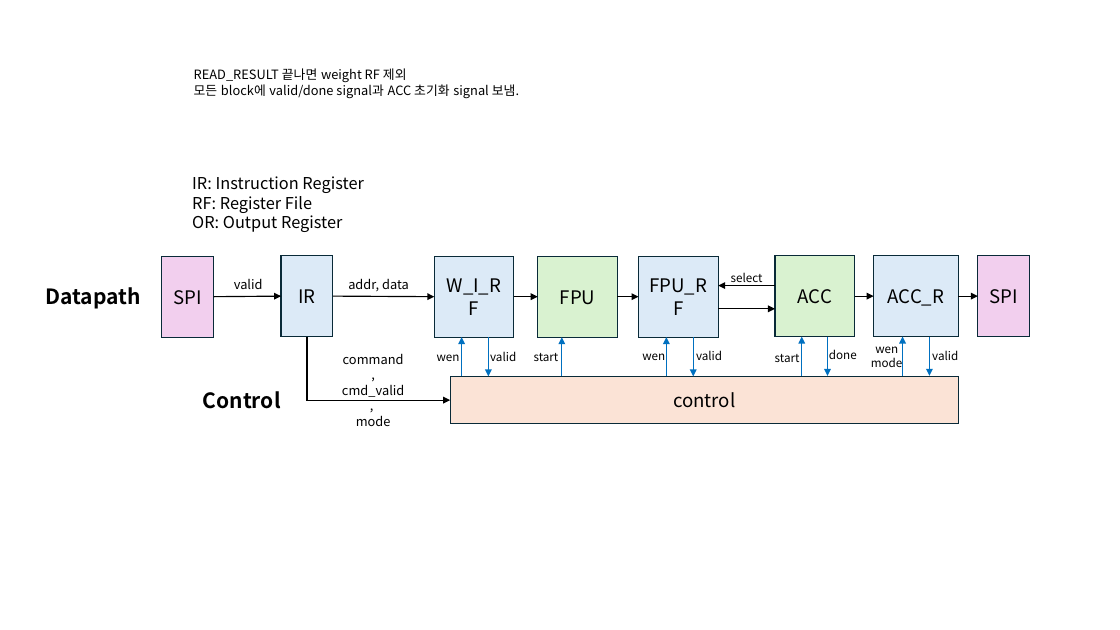
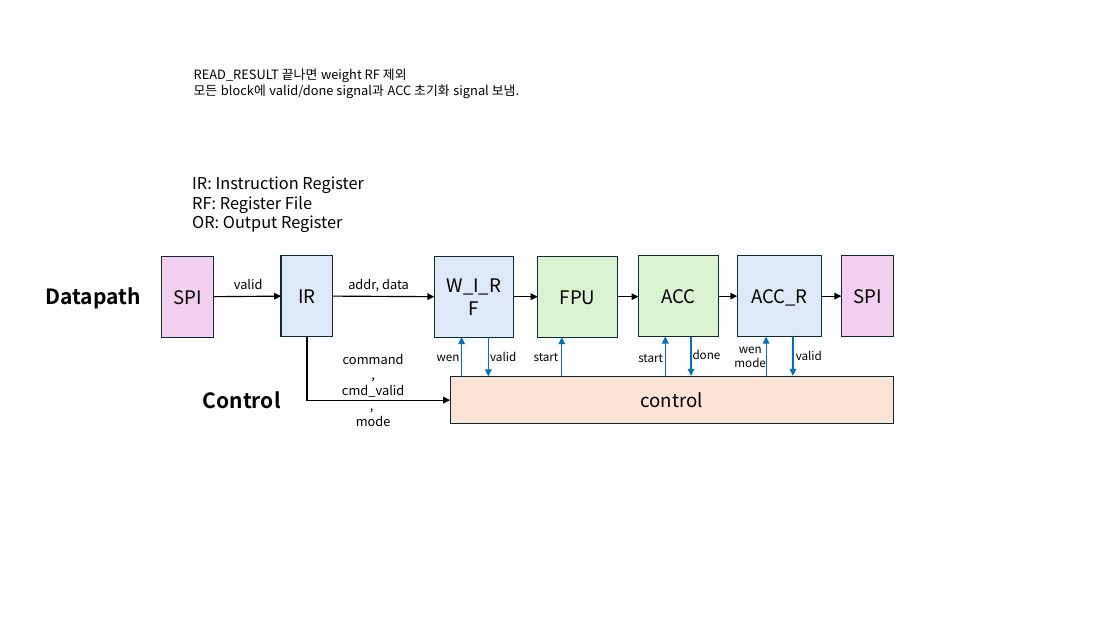
Before and after one commit to jiu-0317/MyChip_FP_MAC, a slide deck: slide 4 of 8bit_MAC.pptx (slide 3 before the commit). Drawn at 1120x630 pixels with LibreOffice and Linux fonts; fonts in the diff are those of the drawing. Boxes give left, top, right and bottom in pixels: in the first picture for what was removed or moved away, otherwise in the second. Text is boxed around its words. In the diff, an @@ line names an element or a change of style, - is before the commit and + after.

```diff
--- a/8bit_MAC.pptx
+++ b/8bit_MAC.pptx
@@ rectangle removed at [639, 256, 718, 337] @@
-FPU_RF
@@ 6 arrows, 4 texts, 3 rectangles: place and size @@
-6 arrows, 4 texts, 3 rectangles at [775, 255, 1030, 376]
+6 arrows, 4 texts, 3 rectangles at [638, 255, 894, 376]
@@ arrow removed from (776, 286) to (718, 286) @@
@@ text removed at [731, 272, 763, 282] @@
-select
@@ arrow removed from (718, 309) to (776, 309) @@
@@ text removed at [642, 353, 665, 360] @@
-wen
@@ arrow removed from (666, 376) to (666, 337) @@
@@ arrow removed from (693, 337) to (693, 376) @@
@@ text removed at [696, 350, 722, 360] @@
-valid
@@ rectangle "control": place and size @@
-rectangle "control" at [450, 376, 959, 424]
+rectangle "control" at [450, 376, 893, 424]
```
Also in this commit, not shown: 1 slide added, 3 other files.
